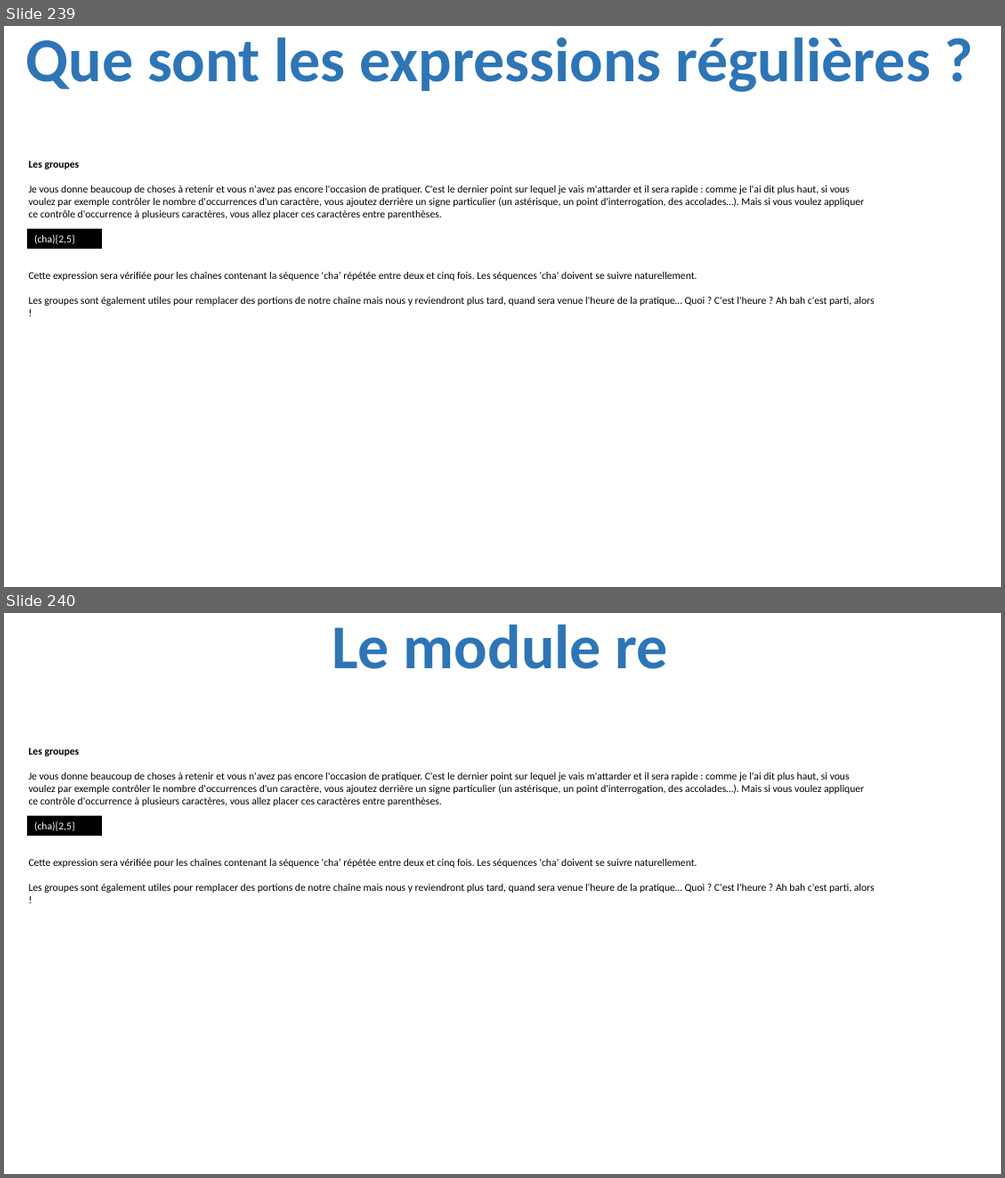
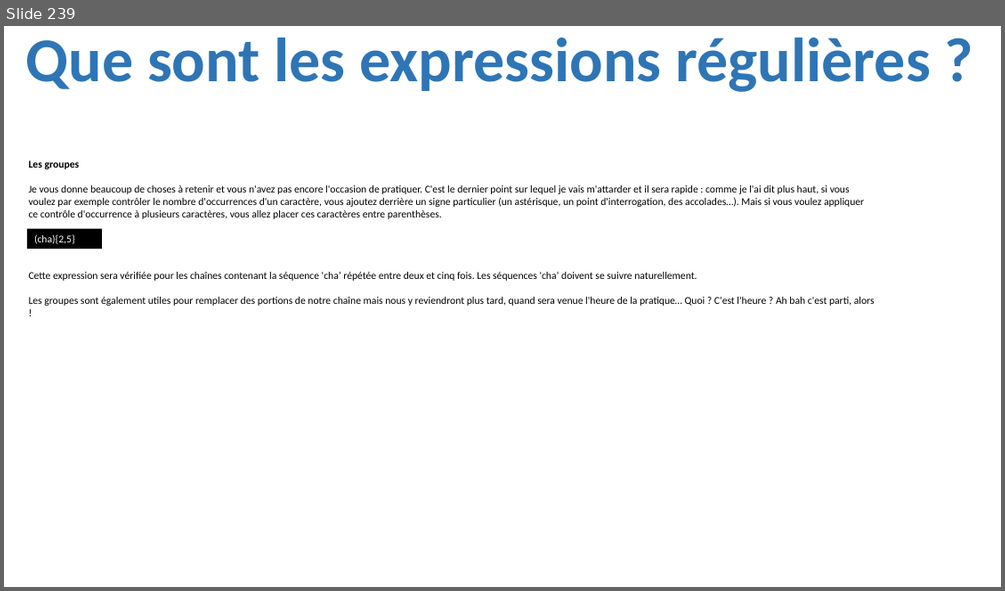
Before and after one commit to julienPalleau/PythonDoc, a slide deck: Python-resume.pptx. Shown one above the other, each under a label of ours: slides 239 and 240 before the commit, slide 239 after it. The pictures are 1005x1178 and 1005x591 pixels, drawn with LibreOffice and Linux fonts; fonts in the diff are those of the drawing. Boxes give left, top, right and bottom in pixels: in the first picture for what was removed or moved away, otherwise in the second. Text is boxed around its words. In the diff, an @@ line names an element or a change of style, - is before the commit and + after.

Commit message:
added expressions regulieres

```diff
--- a/Python-resume.pptx
+++ b/Python-resume.pptx
@@ slide 240 removed at box(4, 613, 1001, 1174), background #FFFFFF @@
@@ title removed at box(332, 625, 668, 669) @@
-Le module re
@@ text removed at box(29, 747, 864, 806) @@
-Les groupes
-Je vous donne beaucoup de choses à retenir et vous n'avez pas encore l'occasion de pratiquer. C'est le dernier point sur lequel je vais m'attarder et il sera rapide : comme je l'ai dit plus haut, si vous voulez par exemple contrôler le nombre d'occurrences d'un caractère, vous ajoutez derrière un signe particulier (un astérisque, un point d'interrogation, des accolades…). Mais si vous voulez appliquer ce contrôle d'occurrence à plusieurs caractères, vous allez placer ces caractères entre parenthèses.
@@ rectangle removed at box(27, 816, 102, 835) @@
-(cha){2,5}
@@ text removed at box(29, 859, 874, 892) @@
-Cette expression sera vérifiée pour les chaînes contenant la séquence 'cha’ répétée entre deux et cinq fois. Les séquences 'cha’ doivent se suivre naturellement.
-Les groupes sont également utiles pour remplacer des portions de notre chaîne mais nous y reviendront plus tard, quand sera venue l'heure de la pratique… Quoi ? C'est l'heure ? Ah bah c'est parti, alors !
```
Also in this commit, not shown: 7 slides added.
